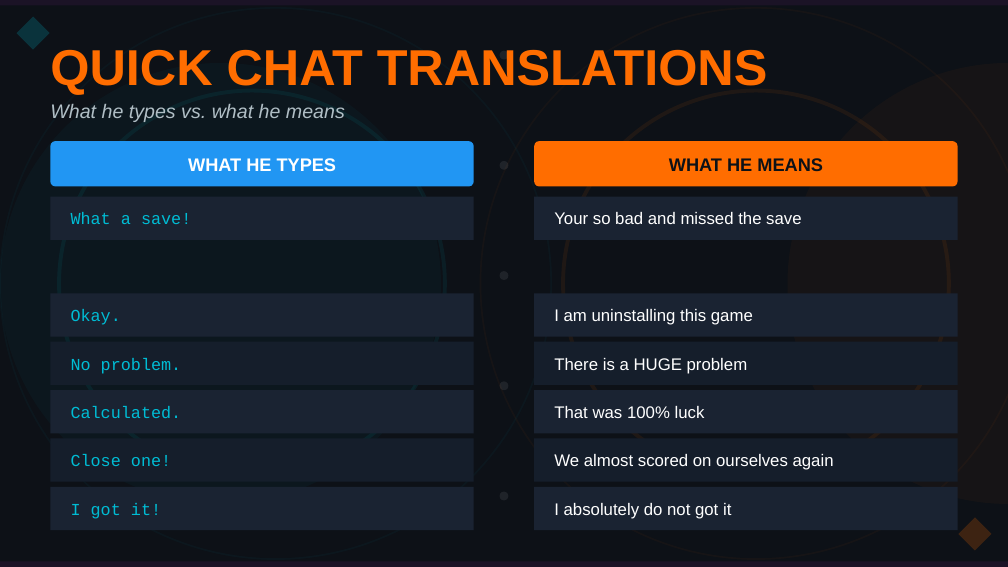
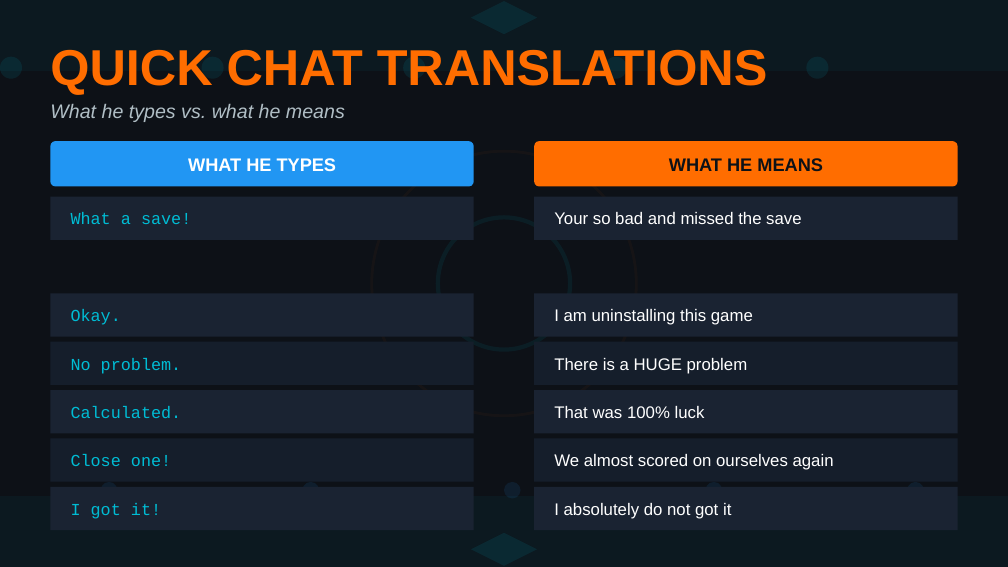
Before and after one commit to coenheinrich-beep/landscape-site-1, a slide deck: slide 5 of rl_bachelor_extra.pptx. Drawn at 1008x567 pixels with LibreOffice and Linux fonts; fonts in the diff are those of the drawing. Boxes give left, top, right and bottom in pixels: in the first picture for what was removed or moved away, otherwise in the second. Text is boxed around its words. In the diff, an @@ line names an element or a change of style, - is before the commit and + after.

```diff
--- a/rl_bachelor_extra.pptx
+++ b/rl_bachelor_extra.pptx
@@ rectangle: place and size @@
-rectangle at [0, 0, 1008, 5]
+rectangle at [0, 0, 1008, 71]
@@ rectangle at [0, 0, 1008, 71]: fill #9C27B0 at 10% opacity to #00BCD4 at 5% opacity @@
@@ ellipse removed at [0, 8, 551, 559] @@
@@ diamond removed at [16, 16, 49, 49] @@
@@ diamond: place and size @@
-diamond at [959, 517, 992, 550]
+diamond at [471, 1, 537, 34]
@@ diamond at [471, 1, 537, 34]: fill #FF6D00 at 20% opacity to #00BCD4 at 10% opacity @@
@@ ellipse removed at [481, 8, 1008, 559] @@
@@ ellipse added at [0, 56, 22, 79], fill #00BCD4 at 10% opacity @@
@@ ellipse added at [202, 56, 224, 79], fill #00BCD4 at 10% opacity @@
@@ ellipse: place and size @@
-ellipse at [500, 50, 509, 59]
+ellipse at [403, 56, 425, 79]
@@ ellipse: place and size @@
-ellipse at [500, 161, 509, 170]
+ellipse at [605, 56, 627, 79]
@@ fill #FFFFFF at 8% opacity to #00BCD4 at 10% opacity in 3 elements at [403, 56, 425, 79], [605, 56, 627, 79], [806, 56, 829, 79] @@
@@ ellipse: place and size @@
-ellipse at [500, 271, 509, 280]
+ellipse at [806, 56, 829, 79]
@@ ellipse removed at [0, 64, 440, 504] @@
@@ ellipse removed at [787, 64, 1008, 504] @@
@@ ellipse: place and size @@
-ellipse at [563, 91, 950, 477]
+ellipse at [372, 151, 636, 415]
@@ ellipse at [372, 151, 636, 415]: outline #FF6D00 2.76 pt to #FF6D00 2 pt @@
@@ ellipse: place and size @@
-ellipse at [59, 91, 446, 477]
+ellipse at [437, 218, 570, 350]
@@ ellipse at [437, 218, 570, 350]: outline #00BCD4 2.76 pt to #00BCD4 3 pt @@
@@ rectangle at [0, 496, 1008, 566]: fill #9C27B0 at 10% opacity to #00BCD4 at 5% opacity @@
@@ rectangle: place and size @@
-rectangle at [0, 561, 1008, 566]
+rectangle at [0, 496, 1008, 566]
@@ ellipse at [101, 482, 117, 498]: fill #FFFFFF at 8% opacity to #2196F3 at 10% opacity @@
@@ ellipse: place and size @@
-ellipse at [500, 381, 509, 390]
+ellipse at [101, 482, 117, 498]
@@ ellipse: place and size @@
-ellipse at [500, 492, 509, 501]
+ellipse at [302, 482, 319, 498]
@@ ellipse at [302, 482, 319, 498]: fill #FFFFFF at 8% opacity to #2196F3 at 10% opacity @@
@@ ellipse added at [504, 482, 520, 498], fill #2196F3 at 10% opacity @@
@@ ellipse added at [706, 482, 722, 498], fill #2196F3 at 10% opacity @@
@@ ellipse added at [907, 482, 923, 498], fill #2196F3 at 10% opacity @@
@@ diamond added at [471, 533, 537, 566], fill #00BCD4 at 10% opacity @@
```
Also in this commit, not shown: 8 other slides changed, 1 other file.
